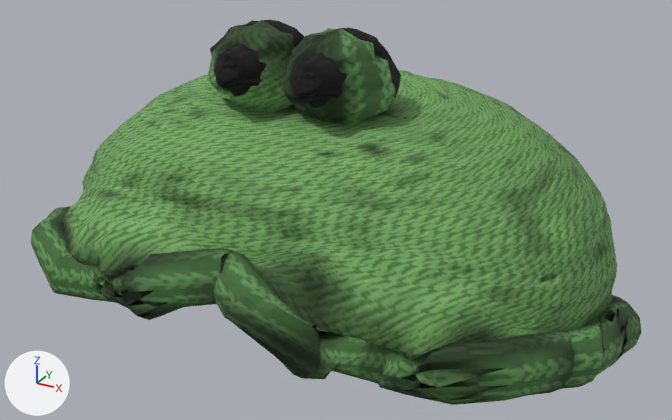
One commit to the glTF model public/models/outfits/froghat.glb: the scene before it, then after it.
Rendered twice from a 50 mm lens placed at (22.4, -40.8, 16.1), pointed at (0.2, -0.5, -4.0). Arrows for +X, +Y and +Z are at lower left; the lights stay in place. The first picture is the older version. Where no turn or scale is listed for an object, it has been applied to the vertices. Vertices at exactly the same position are counted once.

In view in the first picture: 'froghat_cap', 'froghat_eyel', 'froghat_eyer', 'froghat_rib', 'froghat_whitel', 'froghat_whiter' and 2 more.
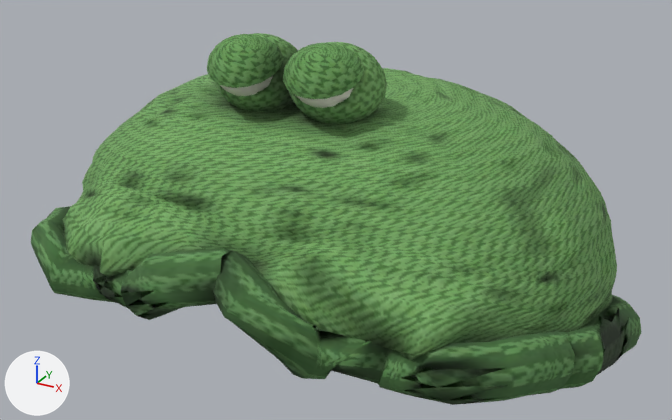
Pixel boxes [x1, y1, x2, y2] of what changed, in the pictures (672 x 420 px):
'froghat_eyer', reshaped (16% narrower, 14% shorter): before [283, 28, 401, 124]; after [288, 42, 387, 124]
'froghat_eyel', reshaped (13% narrower, 14% shorter): before [208, 20, 304, 112]; after [215, 33, 298, 112]
'froghat_lidr', added (green): after [283, 43, 365, 99]
'froghat_lidl', added (green): after [207, 34, 284, 88]
'froghat_whiter', reshaped: before [290, 53, 347, 108]; after [297, 88, 353, 108]
'froghat_whitel', reshaped: before [214, 44, 266, 96]; after [220, 77, 272, 96]
part 1 of me_froghat_cap, surface changed: [62, 70, 616, 360] in both
part 2 of me_froghat_rib, surface changed: [35, 206, 641, 405] in both

What changed in the scene script:
```text
Change me_froghat_cap:
    where me_froghat_cap.from_pydata(...)  # 1727 vertices, 3290 faces; spans x -14.8..14.8, y -11.6..11.5, z -11.8..2.9
    me_froghat_cap part 1: texture (UV) coordinates of 3290 of 3290 faces, centred in x -14.8..14.8, y -11.2..11.5, z -11.6..2.9, changed; they spanned u 0.1..0.83, v 0.63..1.0 and now span u 0.1..0.89, v 0.6..1.0
Change me_froghat_rib:
    where me_froghat_rib.from_pydata(...)  # 693 vertices, 1386 faces; spans x -16.4..16.3, y -12.8..12.2, z -13.2..-2.2
    me_froghat_rib part 2: texture (UV) coordinates of 1380 of 1386 faces, centred in x -16.3..16.2, y -12.3..12.1, z -13.2..-2.3, changed; they spanned u 0.0..0.09, v 0.15..1.0 and now span u 0.0..0.1, v 0.08..1.0
Change me_froghat_eyel:
    remove me_froghat_eyel.from_pydata(...)  # 212 vertices, 420 faces; spans x -4.91..0.76, y -5.99..-0.93, z 1.81..6.55
    add me_froghat_eyel.from_pydata(...)  # 274 vertices, 544 faces; spans x -4.45..0.24, y -5.88..-1.75, z 2.11..5.92
    me_froghat_eyel part 3: 212 vertices removed from x -4.91..0.76, y -5.99..-0.93, z 1.81..6.55; 274 vertices added at x -4.45..0.24, y -5.88..-1.75, z 2.11..5.92, forming a UV sphere (17 segments, 17 rings, poles along z)
Change me_froghat_whitel:
    remove me_froghat_whitel.from_pydata(...)  # 112 vertices, 220 faces; spans x -3.62..-0.52, y -6.55..-3.75, z 3.21..5.77
    add me_froghat_whitel.from_pydata(...)  # 212 vertices, 420 faces; spans x -3.8..-0.41, y -6.35..-3.36, z 3.11..5.87
    me_froghat_whitel part 4: 112 vertices removed from x -3.62..-0.52, y -6.55..-3.75, z 3.21..5.77; 212 vertices added at x -3.8..-0.41, y -6.35..-3.36, z 3.11..5.87, forming a UV sphere (15 segments, 15 rings, poles along z)
Change me_froghat_eyer:
    remove me_froghat_eyer.from_pydata(...)  # 212 vertices, 420 faces; spans x -0.66..5.02, y -6.01..-0.95, z 1.88..6.63
    add me_froghat_eyer.from_pydata(...)  # 274 vertices, 544 faces; spans x -0.2..4.5, y -5.9..-1.77, z 2.18..5.99
    me_froghat_eyer part 5: 212 vertices removed from x -0.66..5.02, y -6.01..-0.95, z 1.88..6.63; 274 vertices added at x -0.2..4.5, y -5.9..-1.77, z 2.18..5.99, forming a UV sphere (17 segments, 17 rings, poles along z)
Change me_froghat_whiter:
    remove me_froghat_whiter.from_pydata(...)  # 112 vertices, 220 faces; spans x 0.63..3.74, y -6.57..-3.77, z 3.29..5.85
    add me_froghat_whiter.from_pydata(...)  # 212 vertices, 420 faces; spans x 0.45..3.84, y -6.37..-3.38, z 3.18..5.95
    me_froghat_whiter part 6: 112 vertices removed from x 0.63..3.74, y -6.57..-3.77, z 3.29..5.85; 212 vertices added at x 0.45..3.84, y -6.37..-3.38, z 3.18..5.95, forming a UV sphere (15 segments, 15 rings, poles along z)
Add ob_froghat_lidr:
    ob_froghat_lidr = bpy.data.objects.new('froghat_lidr', me_froghat_lidr)  # 290 vertices, 561 faces; spans x 0.21..4.09, y -6.64..-3.65, z 4.09..6.18
    ob_froghat_lidr.location = (0.0, 0.0, 0.0)
Add ob_froghat_lidl:
    ob_froghat_lidl = bpy.data.objects.new('froghat_lidl', me_froghat_lidl)  # 290 vertices, 561 faces; spans x -4.05..-0.17, y -6.63..-3.63, z 4.01..6.11
    ob_froghat_lidl.location = (0.0, 0.0, 0.0)
```
